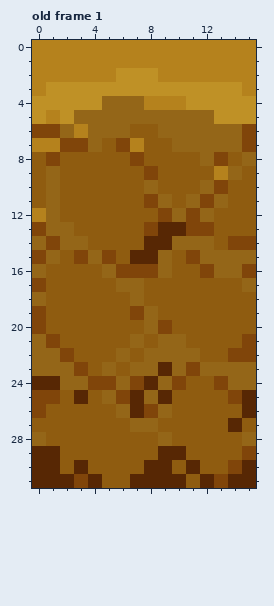
One commit to this pixel-art file: 0060_shoreline.aseprite. Above: the version before the commit.
16x32 pixels, 8 frames. Colours within 5 levels of each other are drawn and written as one. Shown: old frame 1. The commit also changed other frames, which this record leaves out.
Once edited:
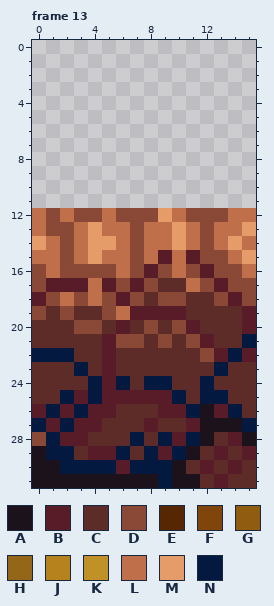
Palette (. is transparent): A #1c121c  B #571c27  C #5d2c28  D #8a4836  E #572704  F #80450a  G #8f5c10  H #946618  J #b5821d  K #bf9126  L #bf6f4a  M #e69c69  N #03193f
A new or re-ordered frame is compared with the old frame closest to it.
The edit:
frames 8 -> 15
Changed rows in their new state; - is an unchanged pixel.
Frame 13 is new; against old frame 1:
first column x 0:
 0 ................
 1 ................
 2 ................
 3 ................
 4 ................
 5 ................
 6 ................
 7 ................
 8 ................
 9 ................
10 ................
11 ................
12 LDLDDLDDDMLDDDLL
13 LDDLMLLDLLMLDLLM
14 MLDLMMLDLLMLDLML
15 LLDLMLLDLBLBDDLM
16 DLDDDDLDBDLDBDDL
17 DBBBLBDBDCCLDBDD
18 BDLDLDBDCDDCCDBD
19 DCDCCDLBBBBCCCCB
20 CCCDDCBCDCDBCCCB
21 CCCCCBDDCDCDBCCN
22 NNNCCBCCCCCCDBNB
23 CCCNCBCCCCCCCNCC
24 CCCCNBNCNNCCNCCC
25 CCNBNBBBBBNCNNCC
26 BNBNBBCCCBBNABNC
27 NBNBBCCCBCCBAAAN
28 DNBBCCCNCNBNACBA
29 ANNCBBNCNBNACBCB
30 AANNNNBNNNACBCBC
31 AAAAAAAAANAACBCC
Changed places in both pictures, as pixel boxes (x1, y1, x2, y2):
changed: (32, 40, 256, 488)
